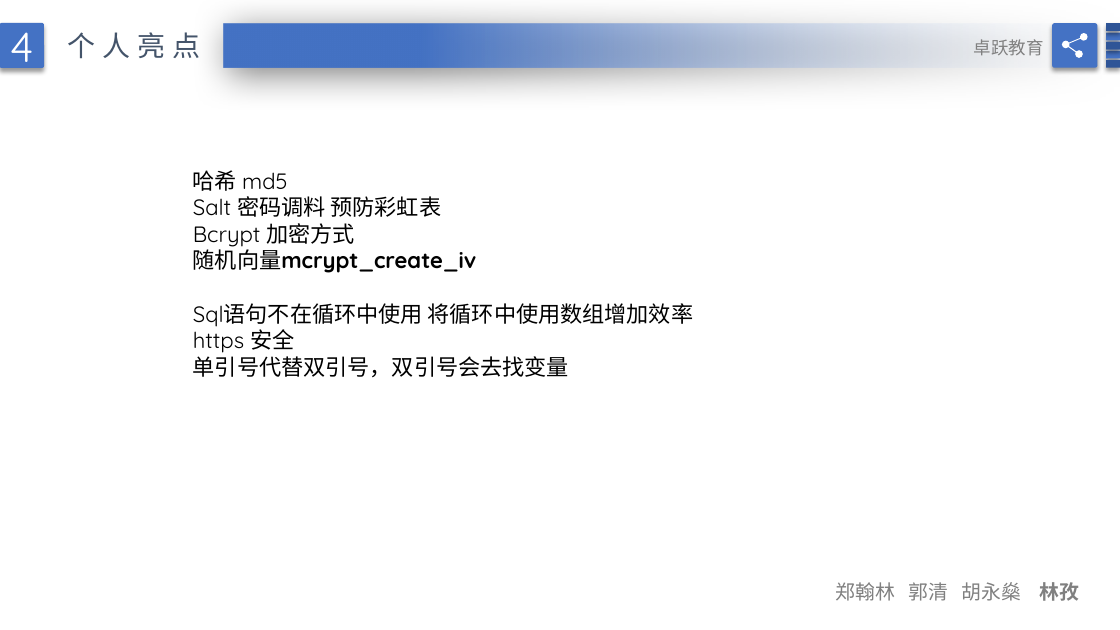
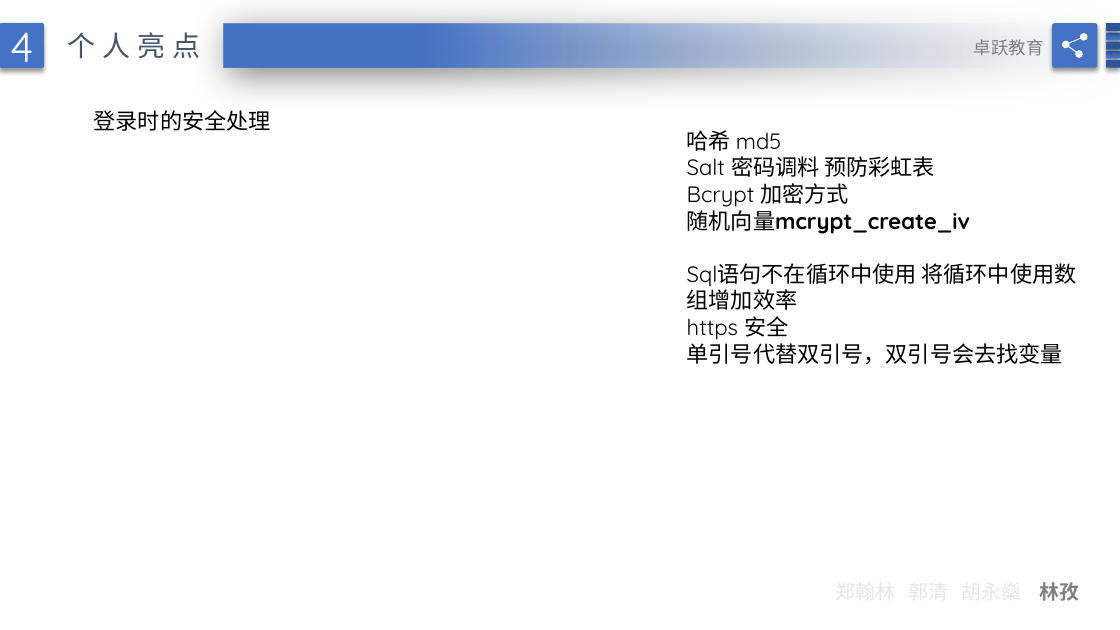
Before and after one commit to TestingTestings/Project_4, a slide deck: slide 34 of doc/简洁蓝色毕业论文答辩PPT模版.pptx (slide 33 before the commit). Drawn at 1120x630 pixels with LibreOffice and Linux fonts; fonts in the diff are those of the drawing; background and template pictures are left out. Boxes give left, top, right and bottom in pixels: in the first picture for what was removed or moved away, otherwise in the second. Text is boxed around its words. In the diff, an @@ line names an element or a change of style, - is before the commit and + after.

Commit message:
ppt

```diff
--- a/doc/简洁蓝色毕业论文答辩PPT模版.pptx
+++ b/doc/简洁蓝色毕业论文答辩PPT模版.pptx
@@ text added at [94, 110, 271, 131], 19 pt, text #000000 @@
+登录时的安全处理
@@ text "哈希 md5" rewrapped from [193, 170, 693, 377] to [687, 130, 1077, 364] @@
@@ text "郑翰林 郭清 胡永燊 林孜" at [1040, 582, 1080, 601]: text colour #808080 to #E7E6E6 in "郑翰林 郭清 胡永燊" @@
```
Also in this commit, not shown: 8 other slides changed, 4 slides added, 5 slides removed.
